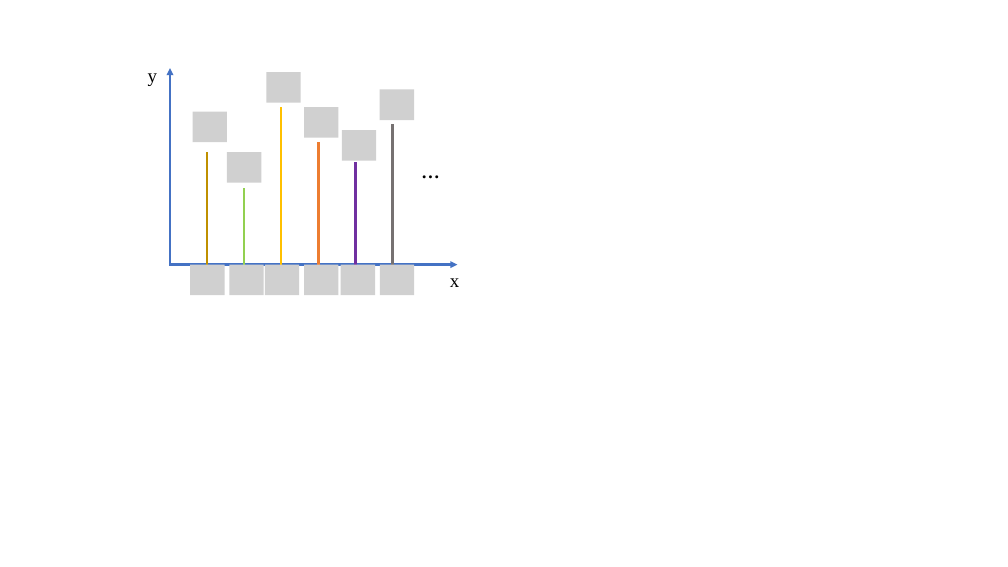
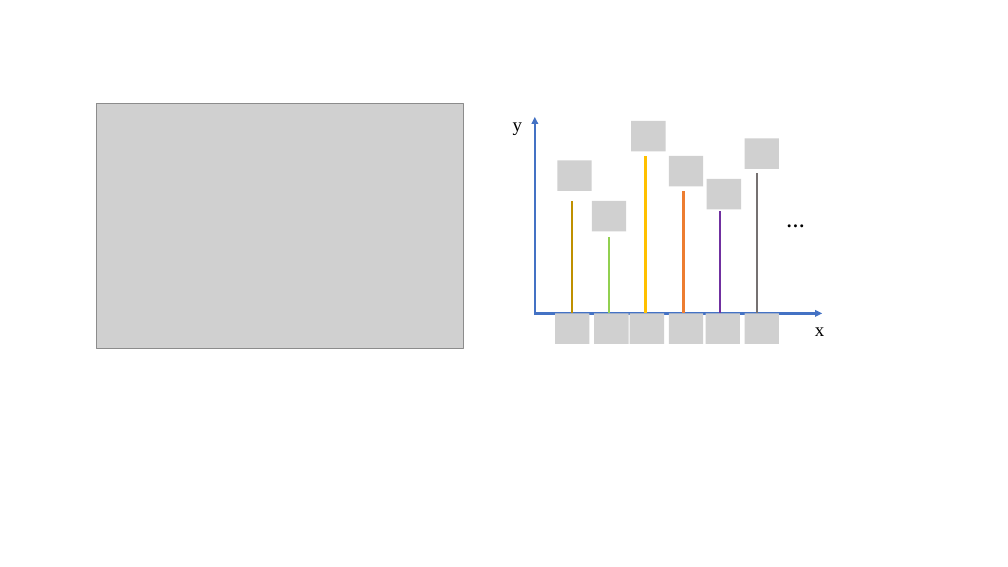
Before and after one commit to gmlyytt-YANG/img-repo, a slide deck: slide 16 of pictures.pptx. Drawn at 1008x567 pixels with LibreOffice and Linux fonts; fonts in the diff are those of the drawing; grey boxes stand for pictures. Boxes give left, top, right and bottom in pixels: in the first picture for what was removed or moved away, otherwise in the second. Text is boxed around its words. In the diff, an @@ line names an element or a change of style, - is before the commit and + after.

Commit message:
add new

```diff
--- a/pictures.pptx
+++ b/pictures.pptx
@@ group removed at [191,73,414,295]: 12 pictures @@
@@ picture added at [96,104,463,349] @@
@@ picture added at [631,121,665,151] @@
@@ picture added at [745,138,779,169] @@
@@ picture added at [557,160,591,191] @@
@@ picture added at [669,156,703,186] @@
@@ picture added at [707,179,741,209] @@
@@ picture added at [592,201,626,231] @@
@@ 6 lines, 3 texts, 2 arrows: place and size @@
-6 lines, 3 texts, 2 arrows at [148,68,459,287]
+6 lines, 3 texts, 2 arrows at [513,117,824,336]
@@ picture added at [555,314,589,344] @@
@@ picture added at [594,314,628,344] @@
@@ picture added at [630,314,664,344] @@
@@ picture added at [669,314,703,344] @@
@@ picture added at [706,314,740,344] @@
@@ picture added at [745,314,779,344] @@
```
Also in this commit, not shown: 1 slide added.
